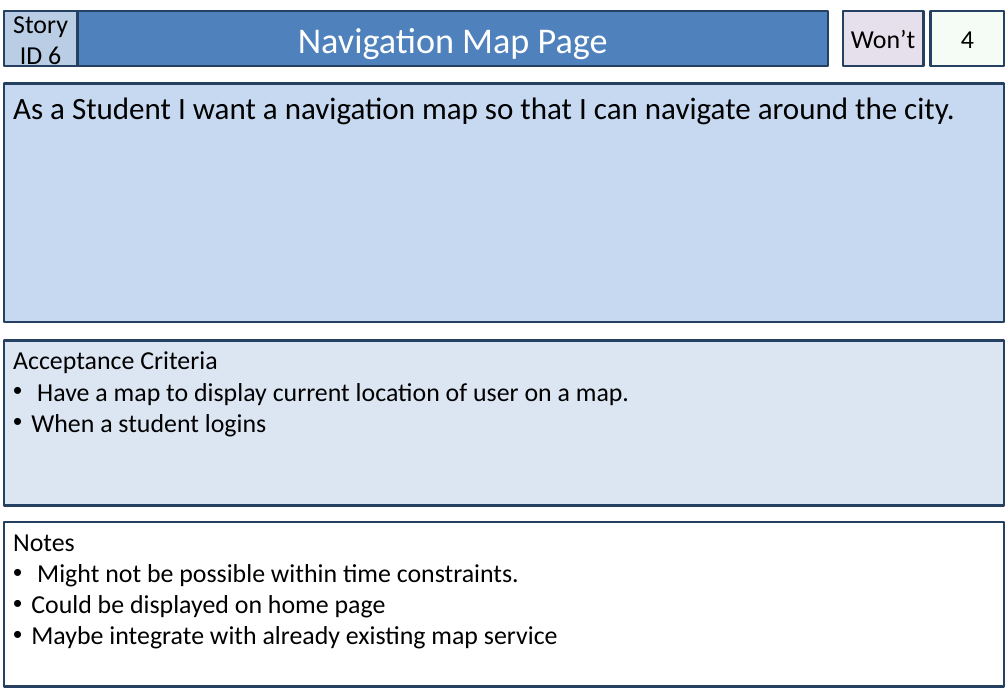
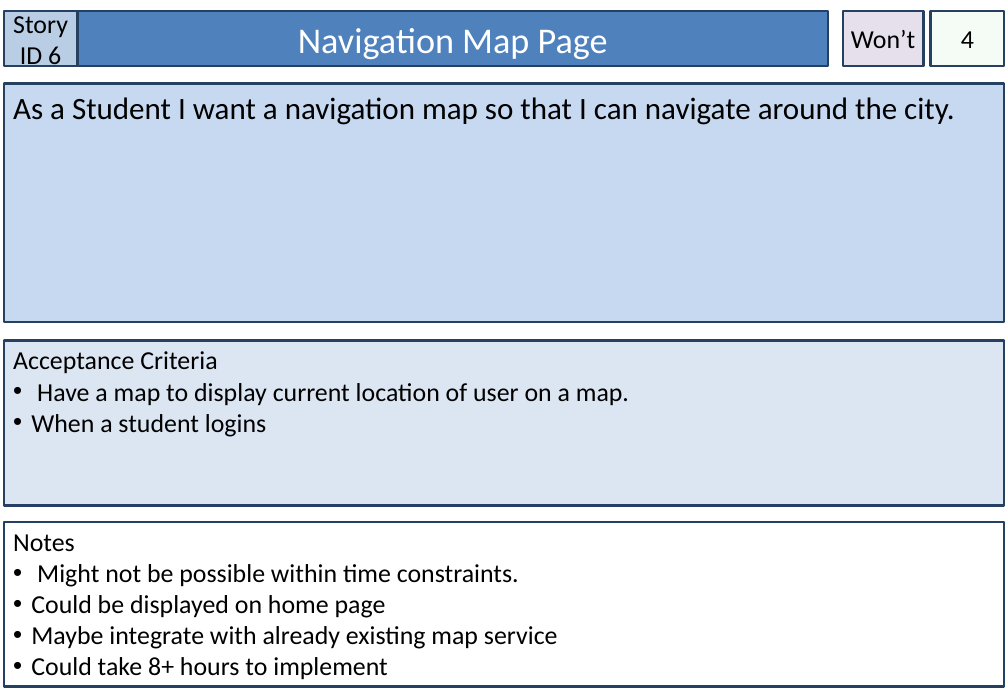
Before and after one commit to amckellar28/I-am-the-Scrub-Master, a slide deck: slide 7 of User Stories.pptx. Drawn at 1008x698 pixels with LibreOffice and Linux fonts; fonts in the diff are those of the drawing. Boxes give left, top, right and bottom in pixels: in the first picture for what was removed or moved away, otherwise in the second. Text is boxed around its words. In the diff, an @@ line names an element or a change of style, - is before the commit and + after.

```diff
--- a/User Stories.pptx
+++ b/User Stories.pptx
@@ text in rectangle at bbox=[31, 657, 388, 680]: paragraph added @@
+• Could take 8+ hours to implement
```
Also in this commit, not shown: 7 other slides changed.
